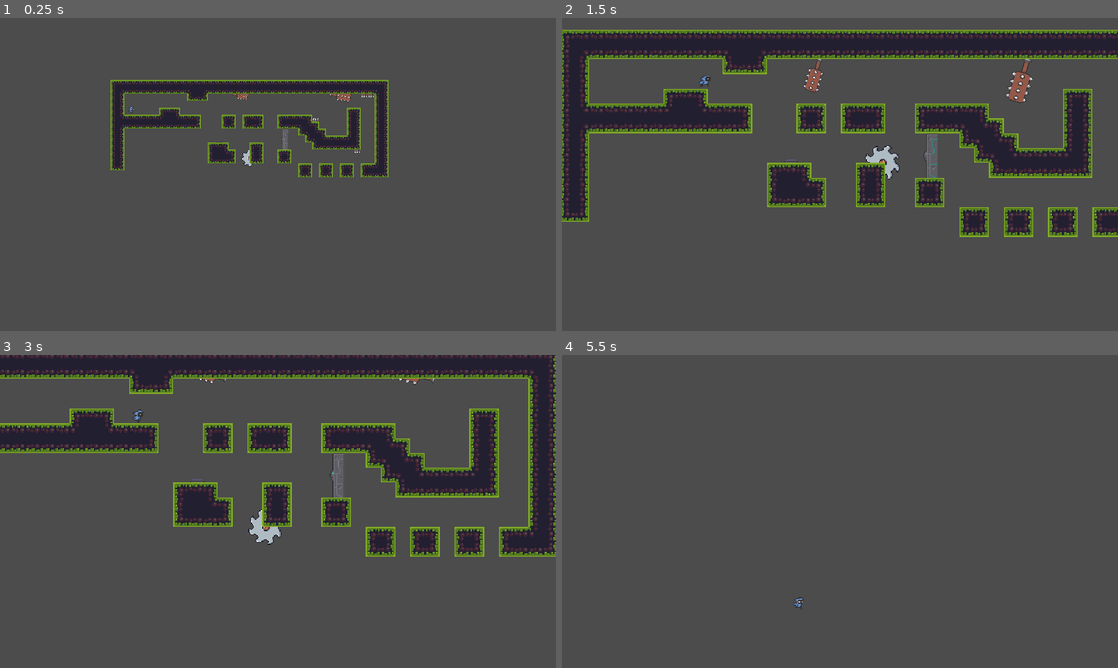
Above: before the commit, frames 1-4 (two rows, left to right).
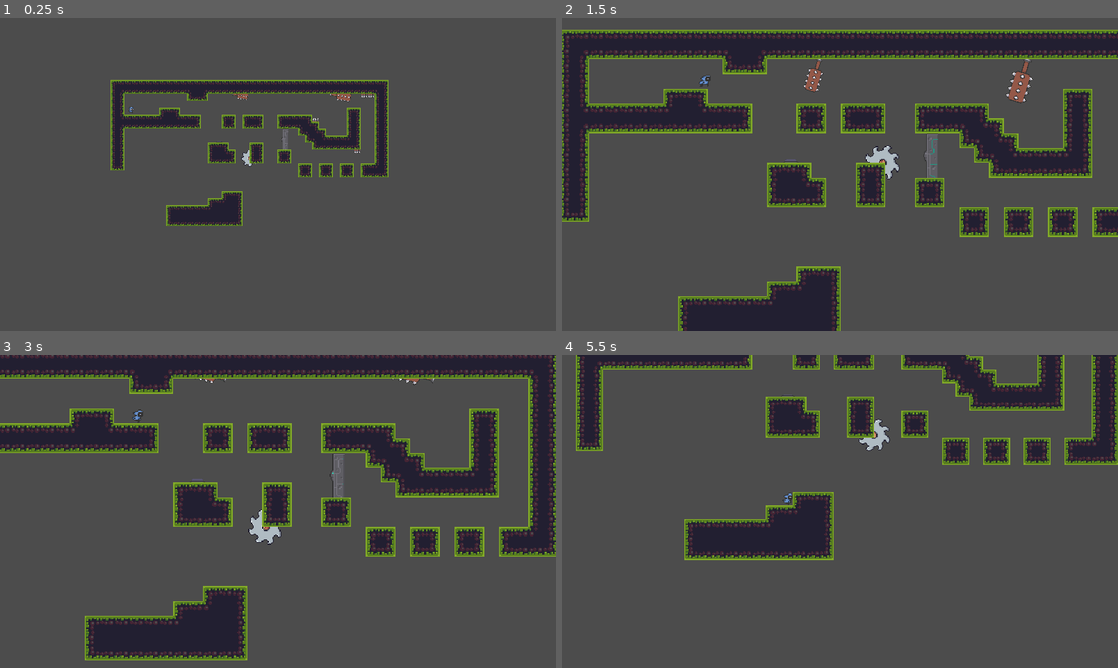
Above: after the commit, the same moments.

Repository: Mike149x/2DGameDraft
Game: Godot game, scene res://Scenes/MainScene.tscn
Same seed, same stepped clock (60 frames per second), same inputs: the game is played once before the commit and once after it.
Inputs:
- Up to frame 1 (0.25 s): no input
- Up to frame 2 (1.5 s): hold D (right) from 0.53 s (still down); tap Z (zoom) at 0.6, 1.35 s; tap Space (jump) at 0.77 s
- Up to frame 3 (3 s): tap Space (jump) at 1.52 s; release D (right) at 2.03 s; hold A (left) 2.03-2.78 s; tap Z (zoom) at 2.1, 2.85 s; hold D (right) from 2.78 s (still down)
- Up to frame 4 (5.5 s): tap Space (jump) at 3.02, 3.77, 4.52 s; tap Z (zoom) at 3.6, 4.35, 5.1 s; release D (right) at 4.28 s; hold A (left) 4.28-5.03 s; hold D (right) from 5.03 s (still down)

The runs differ from the first frame. In frame 1, 1.1% of the frame differs, in the area x 29-44%, y 55-67%; in frame 2, 4.2%; in frame 3, 5.1%; in frame 4, 16%, in the area x 2-100%, y 0-82%.

Commit message:
minor commit

Diff:
--- a/2DGameDraft/Scenes/MainScene.tscn
+++ b/2DGameDraft/Scenes/MainScene.tscn
@@ -233,7 +233,7 @@
 tile_set = SubResource( 2 )
 cell_size = Vector2( 16, 16 )
 format = 1
-tile_data = PoolIntArray( 0, 0, 0, 1, 0, 131076, 2, 0, 13107 …(3746 unchanged characters)… 73, 852006, 0, 131073, 852007, 0, 131074 )
+tile_data = PoolIntArray( 0, 0, 0, 1, 0, 131076, 2, 0, 13107 …(3746 unchanged characters)… 73, 852006, 0, 131073, 852007, 0, 131074, 1048592, 0, 0, 1048593, 0, 131076, 1048594, 0, 2, 1114126, 0, 0, 1114127, 0, 1, 1114128, 0, 131077, 1114129, 0, 65537, 1114130, 0, 65539, 1179656, 0, 0, 1179657, 0, 131076, 1179658, 0, 1, 1179659, 0, 131076, 1179660, 0, 1, 1179661, 0, 1, 1179662, 0, 131077, 1179663, 0, 65537, 1179664, 0, 65537, 1179665, 0, 65537, 1179666, 0, 65539, 1245192, 0, 65541, 1245193, 0, 65537, 1245194, 0, 65537, 1245195, 0, 65537, 1245196, 0, 65537, 1245197, 0, 65537, 1245198, 0, 65537, 1245199, 0, 65537, 1245200, 0, 65537, 1245201, 0, 65537, 1245202, 0, 65539, 1310728, 0, 131072, 1310729, 0, 131073, 1310730, 0, 4, 1310731, 0, 131073, 1310732, 0, 131073, 1310733, 0, 131073, 1310734, 0, 4, 1310735, 0, 4, 1310736, 0, 131073, 1310737, 0, 4, 1310738, 0, 131074 )
 
 [editable path="DoorAndButton"]
 [editable path="SpinningBlade"]
Not shown, added: Trello Pictures/camera2d code.PNG
Not shown, added: Trello Pictures/game zoomed in.PNG
Not shown, added: Trello Pictures/game zoomed out.PNG
Not shown, added: Trello Pictures/tileset.PNG
